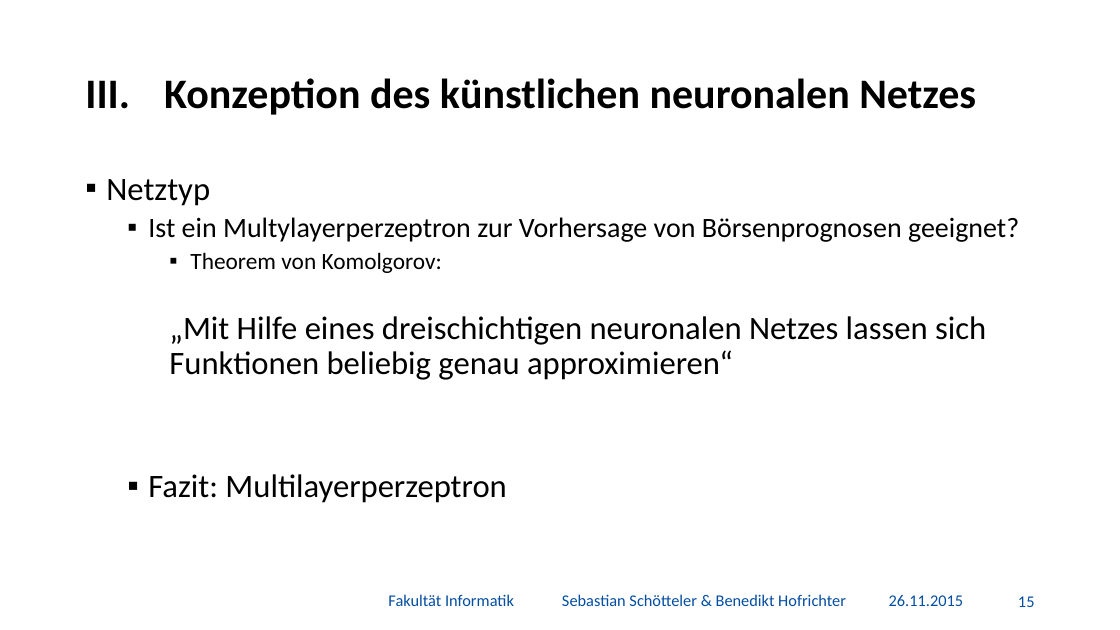
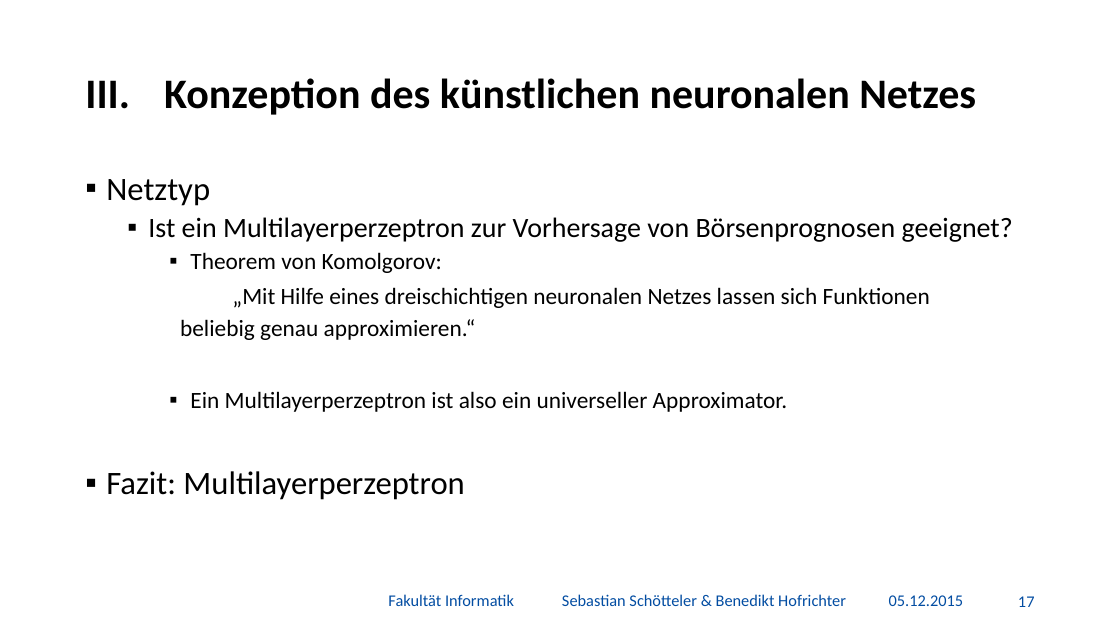
Before and after one commit to BenediktGitGit/soco15, a slide deck: slide 18 of 3b) Vortrag/Präsentation.pptx (slide 16 before the commit). Drawn at 1120x630 pixels with LibreOffice and Linux fonts; fonts in the diff are those of the drawing; background and template pictures are left out. Boxes give left, top, right and bottom in pixels: in the first picture for what was removed or moved away, otherwise in the second. Text is boxed around its words. In the diff, an @@ line names an element or a change of style, - is before the commit and + after.

Commit message:
Update

```diff
--- a/3b) Vortrag/Präsentation.pptx
+++ b/3b) Vortrag/Präsentation.pptx
@@ text at bbox=[148, 217, 1013, 242]: text changed @@
-  ▪ Ist ein Multylayerperzeptron zur Vorhersage von Börsenprognosen geeignet?
+  ▪ Ist ein Multilayerperzeptron zur Vorhersage von Börsenprognosen geeignet?
@@ text at bbox=[180, 287, 930, 412]: text changed; size 28 to 20 pt @@
-    „Mit Hilfe eines dreischichtigen neuronalen Netzes lassen sich Funktionen beliebig genau approximieren“
+  „Mit Hilfe eines dreischichtigen neuronalen Netzes lassen sich Funktionen
+  beliebig genau approximieren.“
+    ▪ Ein Multilayerperzeptron ist also ein universeller Approximator.
@@ text at bbox=[106, 471, 464, 500]: list level 2 to 1 in "Fazit: Multilayerperzeptron" @@
@@ text at bbox=[889, 595, 963, 606]: text changed @@
-26.11.2015
+05.12.2015
@@ page number at bbox=[1018, 596, 1035, 607]: text changed @@
-15
+17
```
Also in this commit, not shown: 33 other slides changed, 4 slides added.
